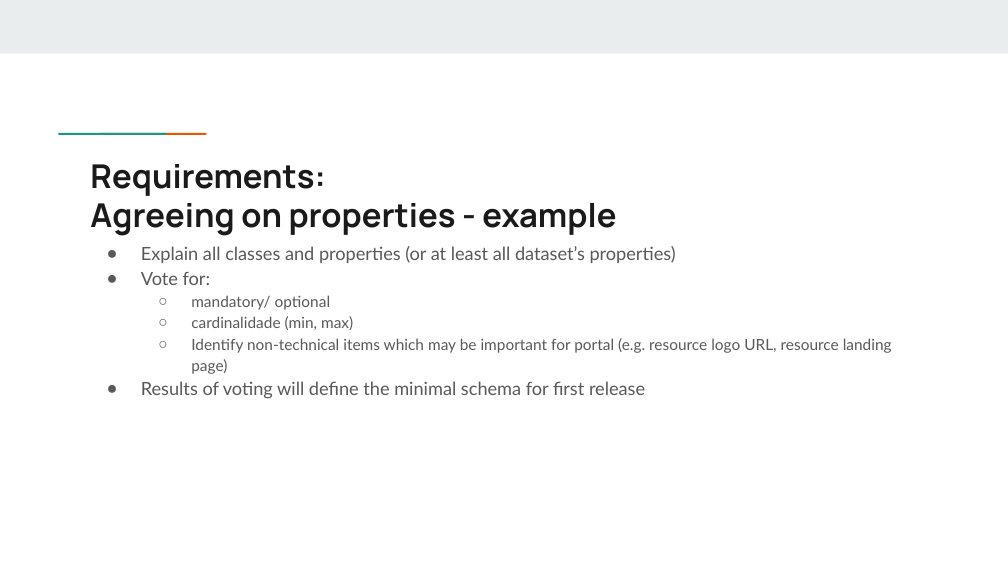
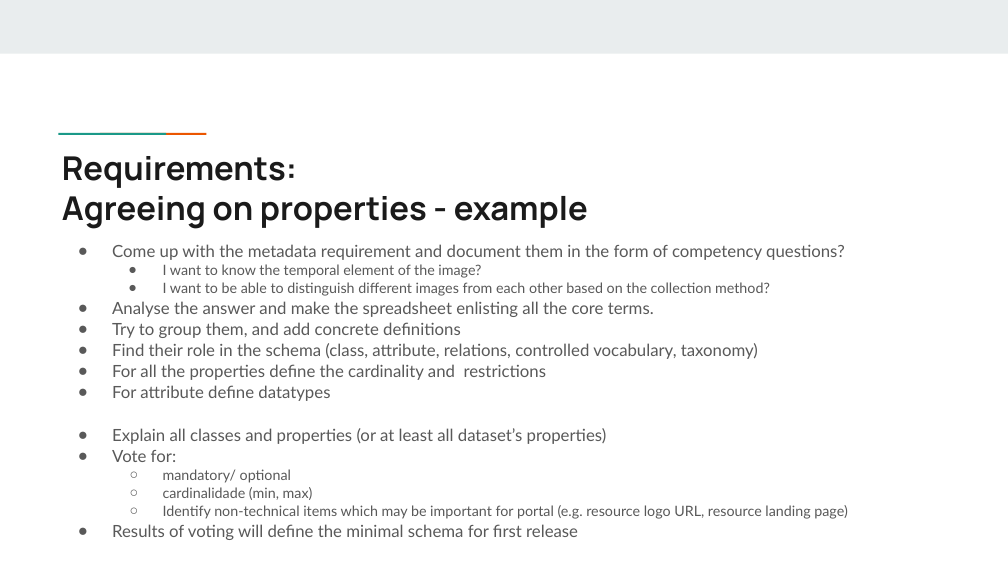
Before and after one commit to Health-RI/health-ri-metadata, a slide deck: slide 15 of Presentations/HRI_Metadata_Schema_ImagingGroup_KickOff (1).pptx. Drawn at 1008x567 pixels with LibreOffice and Linux fonts; fonts in the diff are those of the drawing. Boxes give left, top, right and bottom in pixels: in the first picture for what was removed or moved away, otherwise in the second. Text is boxed around its words. In the diff, an @@ line names an element or a change of style, - is before the commit and + after.

Commit message:
update
Presentation updated

```diff
--- a/Presentations/HRI_Metadata_Schema_ImagingGroup_KickOff (1).pptx
+++ b/Presentations/HRI_Metadata_Schema_ImagingGroup_KickOff (1).pptx
@@ title "Requirements: Agreeing on properties - ...": place and size @@
-title "Requirements: Agreeing on properties - ..." at (90, 164, 616, 236)
+title "Requirements: Agreeing on properties - ..." at (62, 156, 588, 229)
@@ text "Come up with the metadata ...": place and size @@
-text "Come up with the metadata ..." at (141, 246, 892, 399)
+text "Come up with the metadata ..." at (112, 244, 847, 540)
@@ text at (112, 244, 845, 401): paragraphs added @@
+● Come up with the metadata requirement and document them in the form of competency questions?
+  ● I want to know the temporal element of the image?
+  ● I want to be able to distinguish different images from each other based on the collection method?
+● Analyse the answer and make the spreadsheet enlisting all the core terms.
+● Try to group them, and add concrete definitions
+● Find their role in the schema (class, attribute, relations, controlled vocabulary, taxonomy)
+● For all the properties define the cardinality and restrictions
+● For attribute define datatypes
@@ text at (112, 428, 847, 540): size 13 to 12 pt in "Explain all classes and properties (or at ...", "Vote for:", "Results of voting will define the minimal ..."; size 11 to 10.2 pt in "mandatory/ optional", "cardinalidade (min, max)", "Identify non-technical items which may be important ..."; line spacing 1.15 to 1.05 @@
```
Also in this commit, not shown: 10 other slides changed, 1 slide removed, 1 other file.
